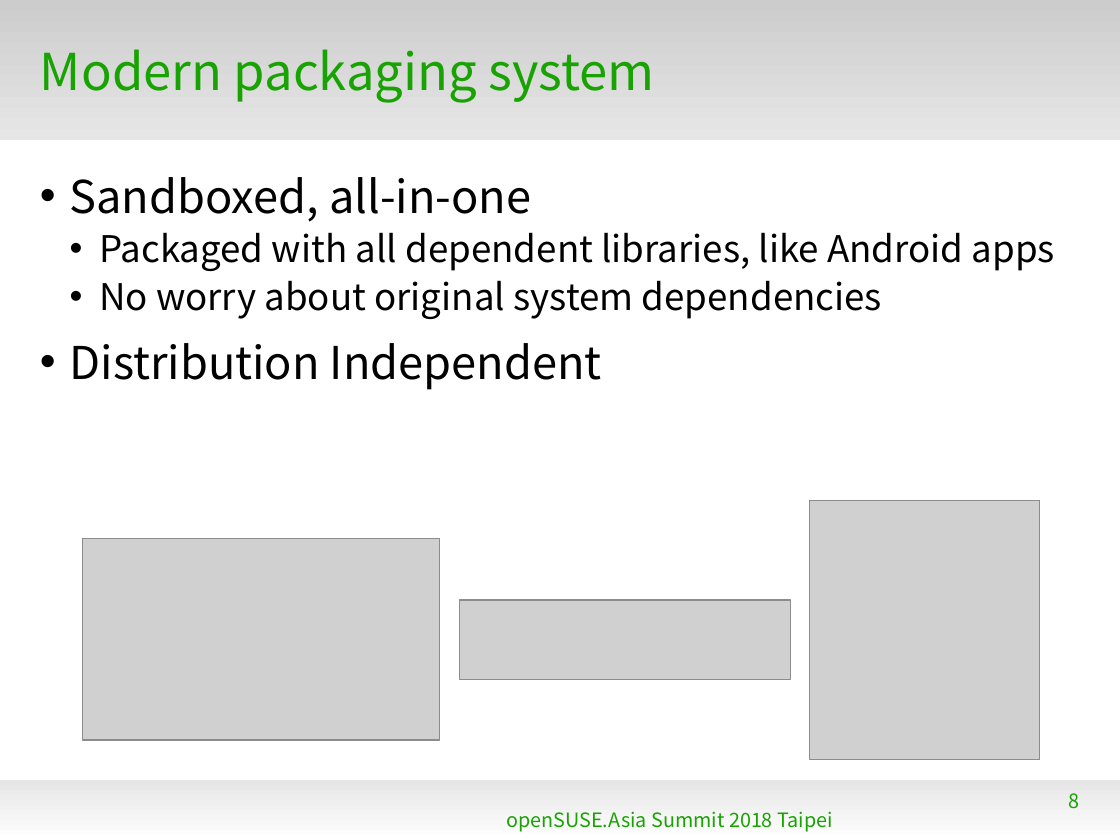
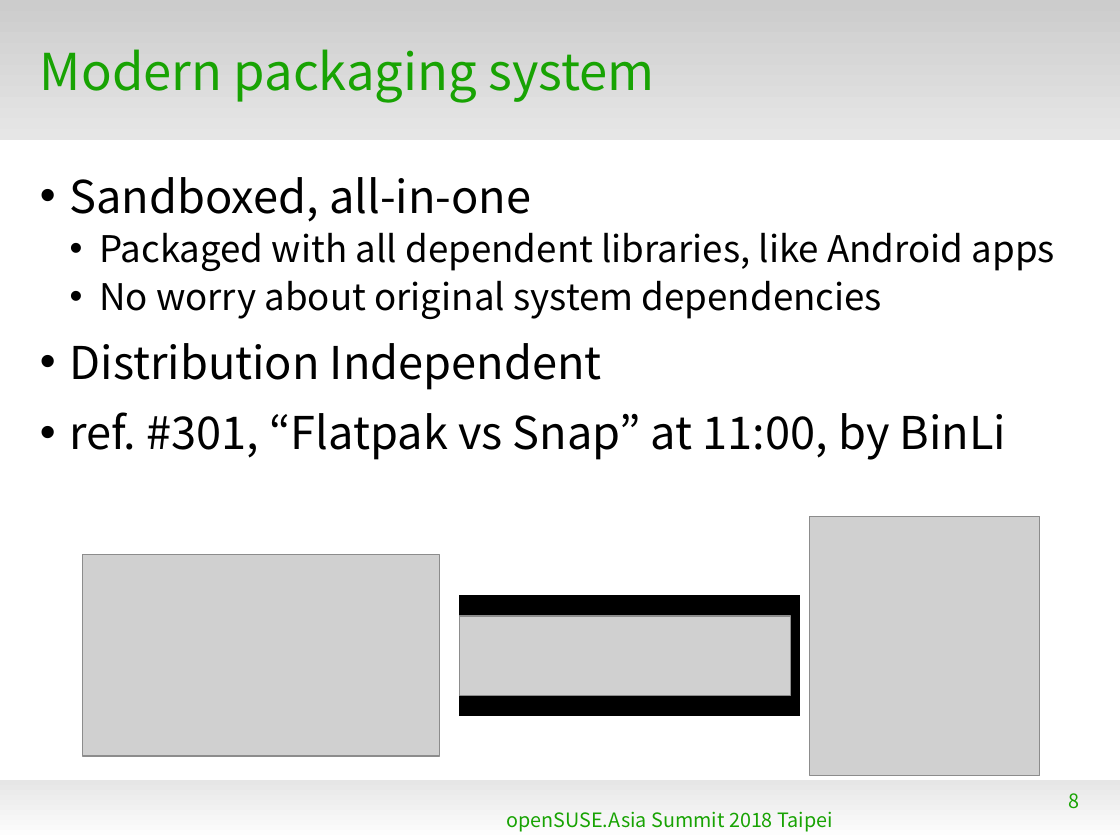
Before and after one commit to naruoga/KantoLibreOffice, a slide deck: slide 8 of 2018-08-openSUSEasia/LatestLibreOffice-openSUSEAsia2018.odp. Drawn at 1120x840 pixels with LibreOffice and Linux fonts; fonts in the diff are those of the drawing; grey boxes stand for pictures; background and template pictures are left out. Boxes give left, top, right and bottom in pixels: in the first picture for what was removed or moved away, otherwise in the second. Text is boxed around its words. In the diff, an @@ line names an element or a change of style, - is before the commit and + after.

```diff
--- a/2018-08-openSUSEasia/LatestLibreOffice-openSUSEAsia2018.odp
+++ b/2018-08-openSUSEasia/LatestLibreOffice-openSUSEAsia2018.odp
@@ text at (70,412,1007,460): paragraph added @@
+• ref. #301, “Flatpak vs Snap” at 11:00, by BinLi
@@ rectangle added at (460,597,801,717), fill #000000, outline #000000 0 pt @@
@@ 3 pictures: place and size @@
-3 pictures at (82,500,1040,760)
+3 pictures at (82,516,1040,776)
```
Also in this commit, not shown: 3 other slides changed.
